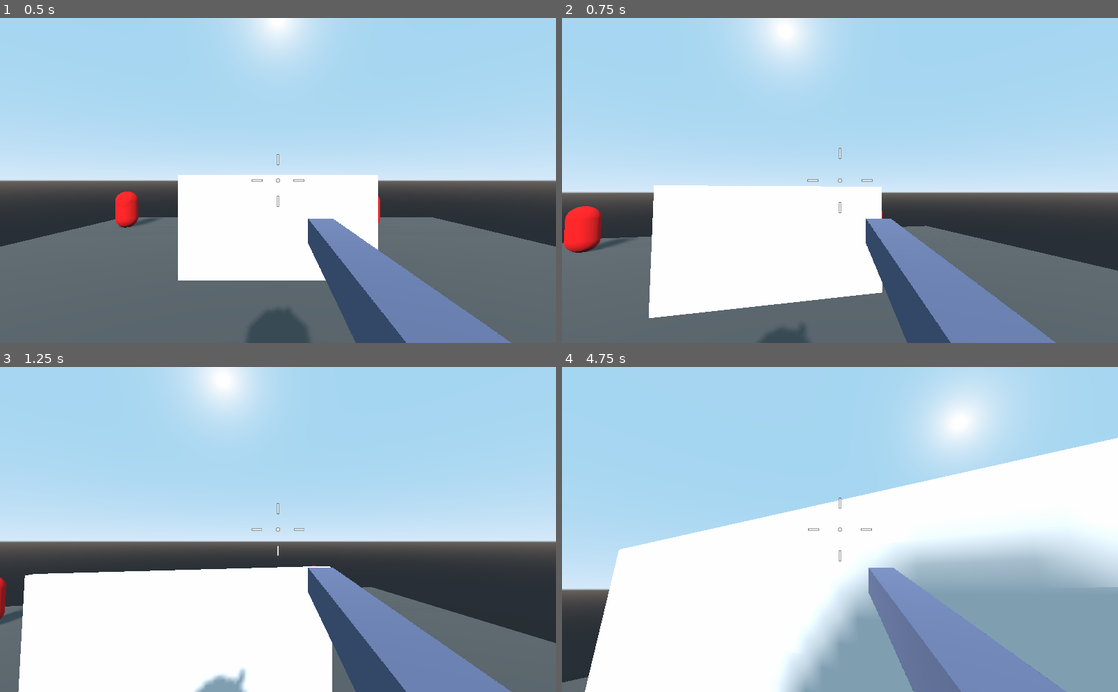
Above: before the commit, frames 1-4 (two rows, left to right).
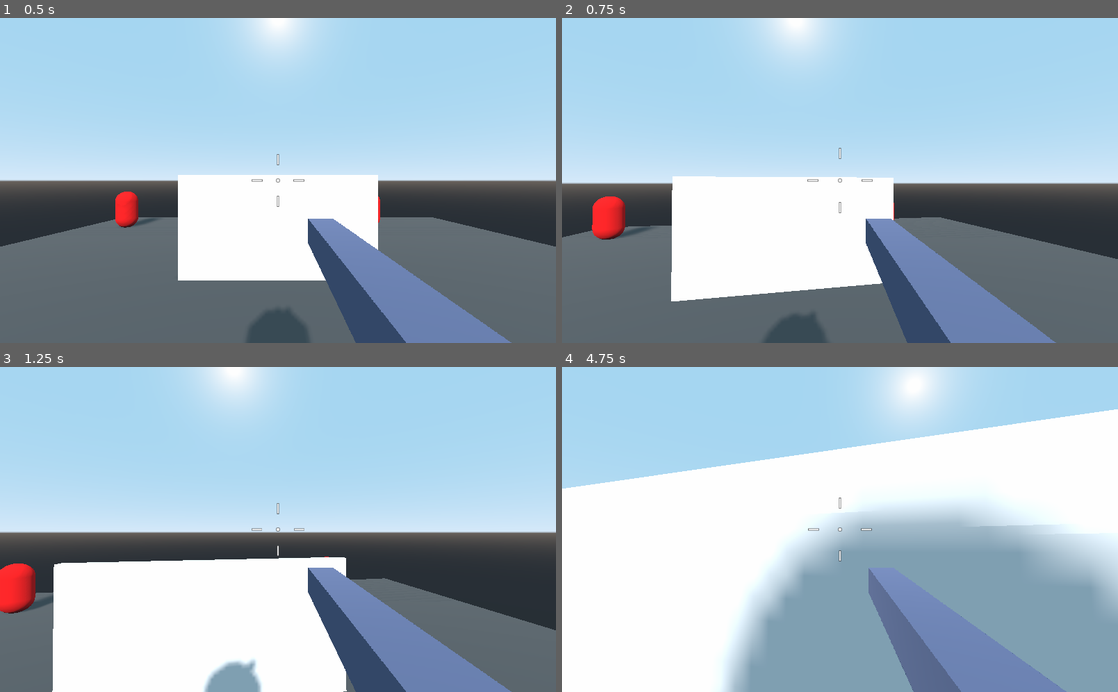
Above: after the commit, the same moments.

Repository: cedmundo/tutorial-fps
Game: Godot game, scene res://Main.tscn
Same seed, same stepped clock (60 frames per second), same inputs: the game is played once before the commit and once after it.
Inputs (mouse positions are in pixels of both pictures, inside the frame that each line leads up to):
- Up to frame 1 (0.5 s): no input
- Up to frame 2 (0.75 s): move the mouse to (867, 180) at 0.52 s; hold W (forward) from 0.53 s (still down); click (867, 180) at 0.6 s
- Up to frame 3 (1.25 s): keep holding W (forward); tap Space (jump) at 0.77 s
- Up to frame 4 (4.75 s): keep holding W (forward); move the mouse to (812, 529) at 1.27 s; right-click (812, 529) at 1.35 s; tap Space (jump) at 1.52, 3.02, 3.77, 4.52 s; click (812, 529) at 1.55 s; move the mouse to (851, 523) at 2.02 s; click (851, 523) at 2.1 s; move the mouse to (834, 536) at 2.77 s; tap Shift (sprint) at 2.85 s; click (834, 536) at 3.05 s; move the mouse to (878, 532) at 3.52 s; click (878, 532) at 3.6 s; move the mouse to (795, 526) at 4.27 s; right-click (795, 526) at 4.35 s; click (795, 526) at 4.55 s

Frame 1 is identical in both runs. In frame 2, 10% of the frame differs, in the area x 0-100%, y 0-100%; in frame 3, 12%; in frame 4, 37%.

Commit message:
Add full/semi auto fire modes to weapon

Diff:
--- a/Player.gd
+++ b/Player.gd
@@ -54,6 +54,7 @@
 	# Visualize the accuracy
 	accuracy = lerp(accuracy, target_accuracy + weapon.accuracy_bonus, accuracy_change_speed * delta)
 	crosshair.accuracy = accuracy
+	weapon.accuracy = accuracy
 
 func _physics_process(delta):
 	var input_strength : Vector2 = Vector2.ZERO
@@ -105,7 +106,3 @@
 	else:
 		target_accuracy = standing_accuracy
 		weapon.is_moving = false
-
-	# Aiming and shooting
-	if Input.is_action_just_pressed("fire"):
-		weapon.shoot(accuracy)
--- a/Player.tscn
+++ b/Player.tscn
@@ -70,43 +70,43 @@
 "values": [ Vector3( 0.343985, -0.409321, -0.883709 ), Vector3( 0.244, -0.409, -0.884 ), Vector3( 0.343985, -0.409321, -0.883709 ), Vector3( 0.444, -0.409, -0.884 ), Vector3( 0.343985, -0.409321, -0.883709 ) ]
 }
 
-[sub_resource type="AnimationNodeAnimation" id=11]
+[sub_resource type="AnimationNodeAnimation" id=8]
 animation = "ADS"
 
+[sub_resource type="AnimationNodeAnimation" id=9]
+animation = "Steady"
+
 [sub_resource type="AnimationNodeAnimation" id=10]
-animation = "Steady"
-
-[sub_resource type="AnimationNodeAnimation" id=14]
 animation = "Sway"
 
-[sub_resource type="AnimationNodeStateMachineTransition" id=12]
+[sub_resource type="AnimationNodeStateMachineTransition" id=11]
 advance_condition = "IsADS"
 xfade_time = 0.2
 
+[sub_resource type="AnimationNodeStateMachineTransition" id=12]
+advance_condition = "NotIsADS"
+
 [sub_resource type="AnimationNodeStateMachineTransition" id=13]
-advance_condition = "NotIsADS"
+advance_condition = "IsMoving"
+
+[sub_resource type="AnimationNodeStateMachineTransition" id=14]
+advance_condition = "NotIsMoving"
 
 [sub_resource type="AnimationNodeStateMachineTransition" id=15]
-advance_condition = "IsMoving"
-
-[sub_resource type="AnimationNodeStateMachineTransition" id=16]
-advance_condition = "NotIsMoving"
-
-[sub_resource type="AnimationNodeStateMachineTransition" id=17]
 advance_condition = "IsADS"
 xfade_time = 0.2
 
-[sub_resource type="AnimationNodeStateMachine" id=8]
-states/ADS/node = SubResource( 11 )
+[sub_resource type="AnimationNodeStateMachine" id=16]
+states/ADS/node = SubResource( 8 )
 states/ADS/position = Vector2( 640, 90 )
-states/Steady/node = SubResource( 10 )
+states/Steady/node = SubResource( 9 )
 states/Steady/position = Vector2( 366, 90 )
-states/Sway/node = SubResource( 14 )
+states/Sway/node = SubResource( 10 )
 states/Sway/position = Vector2( 511, 224 )
-transitions = [ "Steady", "ADS", SubResource( 12 ), "ADS", "Steady", SubResource( 13 ), "Steady", "Sway", SubResource( 15 ), "Sway", "Steady", SubResource( 16 ), "Sway", "ADS", SubResource( 17 ) ]
+transitions = [ "Steady", "ADS", SubResource( 11 ), "ADS", "Steady", SubResource( 12 ), "Steady", "Sway", SubResource( 13 ), "Sway", "Steady", SubResource( 14 ), "Sway", "ADS", SubResource( 15 ) ]
 start_node = "Steady"
 
-[sub_resource type="AnimationNodeStateMachinePlayback" id=9]
+[sub_resource type="AnimationNodeStateMachinePlayback" id=17]
 
 [node name="Player" type="KinematicBody"]
 transform = Transform( 1, 0, 0, 0, 1, 0, 0, 0, 1, 0, 1.85, 0 )
@@ -132,7 +132,8 @@
 player_path = NodePath("../..")
 animation_tree_path = NodePath("../../AnimationTree")
 crosshair_path = NodePath("../../Crosshair")
-recoil_pattern = [ Vector2( 1, 2 ), Vector2( 1, -1 ), Vector2( 1, 3 ) ]
+recoil_pattern = [ Vector2( 0.5, 0.5 ), Vector2( 0.1, 0.1 ), Vector2( 0.2, 0.2 ) ]
+fire_mode = 0
 
 [node name="Muzzle" type="Spatial" parent="Camera/Weapon"]
 transform = Transform( 1, 0, 0, 0, 1, 0, 0, 0, 1, 0, 0, -1.03934 )
--- a/Weapon.gd
+++ b/Weapon.gd
@@ -1,4 +1,9 @@
 extends MeshInstance
+
+enum FireMode {
+	FULL_AUTO,
+	SEMI_AUTO
+}
 
 const aim_pushback_offset = 0.1
 
@@ -11,6 +16,8 @@
 export(Array, Vector2) var recoil_pattern : Array
 export(float) var damage = 20.0
 export(float) var ads_accuracy_bonus = 30.0
+export(FireMode) var fire_mode = FireMode.SEMI_AUTO
+export(float) var fire_rate_secs = 0.2
 
 onready var aim_ray = get_node(aim_ray_path)
 onready var camera = get_node(camera_path)
@@ -21,8 +28,10 @@
 
 var recoil_position = 0
 var accuracy_bonus : float
+var accuracy : float
 var is_ads = false
 var is_moving = false
+var is_shooting = false
 
 func _process(_delta):
 	if Input.is_action_just_pressed("ads"):
@@ -35,13 +44,33 @@
 		is_ads = false
 		crosshair.modulate = Color(1, 1, 1, 1)
 
+	# Aiming and shooting
+	if fire_mode == FireMode.SEMI_AUTO:
+		if Input.is_action_just_pressed("fire"):
+			shoot()
+	elif fire_mode == FireMode.FULL_AUTO:
+		if Input.is_action_just_pressed("fire"):
+			is_shooting = true
+			keep_shooting()
+
+		if Input.is_action_just_released("fire"):
+			is_shooting = false
+
+	# Update animation tree parameters
 	animation_tree.set("parameters/conditions/IsADS", is_ads)
 	animation_tree.set("parameters/conditions/NotIsADS", not is_ads)
 	animation_tree.set("parameters/conditions/IsMoving", is_moving)
 	animation_tree.set("parameters/conditions/NotIsMoving", not is_moving)
 
+func keep_shooting():
+	if not is_shooting:
+		return
 
-func shoot(accuracy : float):
+	shoot()
+	yield(get_tree().create_timer(fire_rate_secs), "timeout")
+	keep_shooting()
+
+func shoot():
 	var space = get_world().direct_space_state
 	var collision_point = aim_ray.get_collision_point()
 	if aim_ray.is_colliding():
Not shown: 1 places in Player.tscn that only renumber resources
